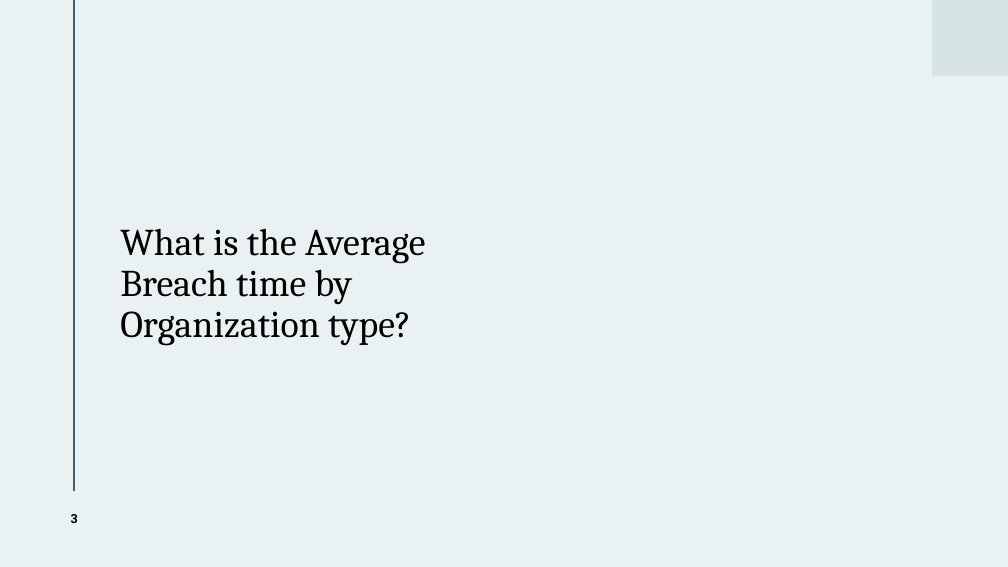
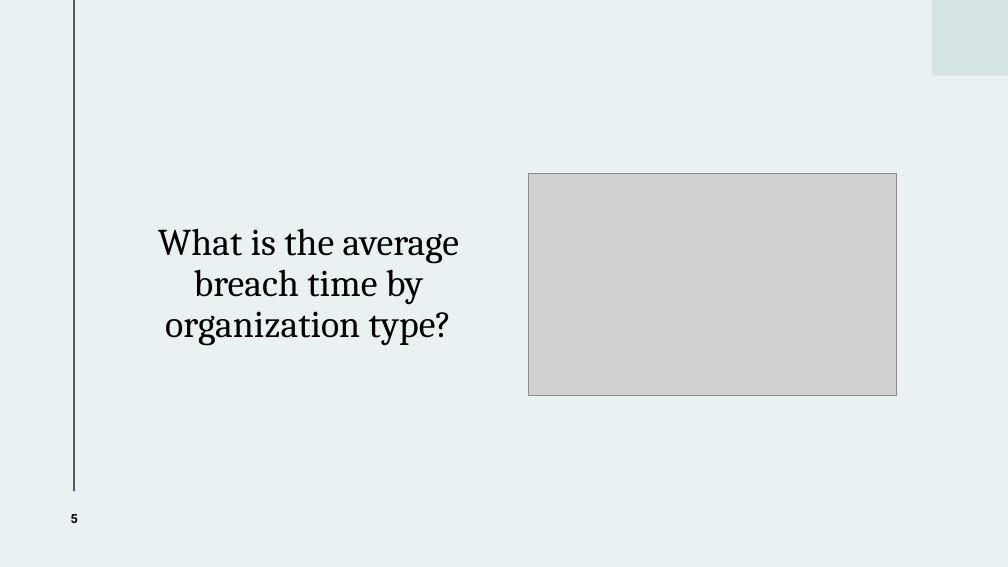
Before and after one commit to wjarosz0001/CIT-4105-DE1, a slide deck: slide 5 of CIT-4105-DE1 Powerpoint.pptm (slide 3 before the commit). Drawn at 1008x567 pixels with LibreOffice and Linux fonts; fonts in the diff are those of the drawing; grey boxes stand for pictures. Boxes give left, top, right and bottom in pixels: in the first picture for what was removed or moved away, otherwise in the second. Text is boxed around its words. In the diff, an @@ line names an element or a change of style, - is before the commit and + after.

```diff
--- a/CIT-4105-DE1 Powerpoint.pptm
+++ b/CIT-4105-DE1 Powerpoint.pptm
@@ picture added at (529,174,897,395) @@
@@ title at (158,228,459,346): text changed @@
-What is the Average Breach time by Organization type?
+What is the average breach time by organization type?
@@ page number at (71,514,78,523): text changed @@
-3
+5
```
Also in this commit, not shown: 1 other slide changed, 3 slides added, 2 slides removed.
